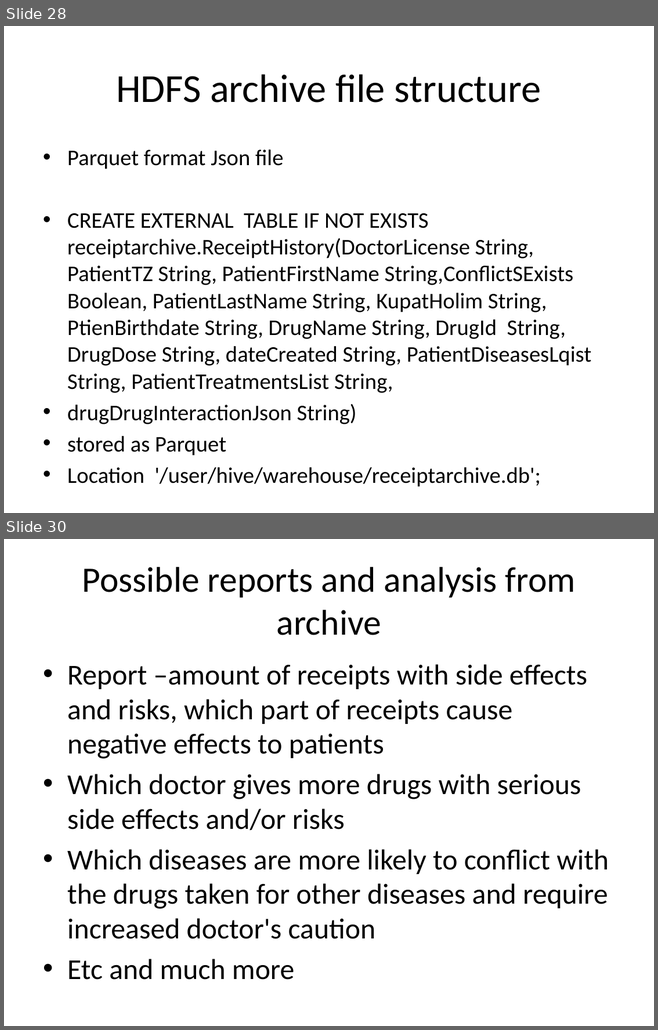
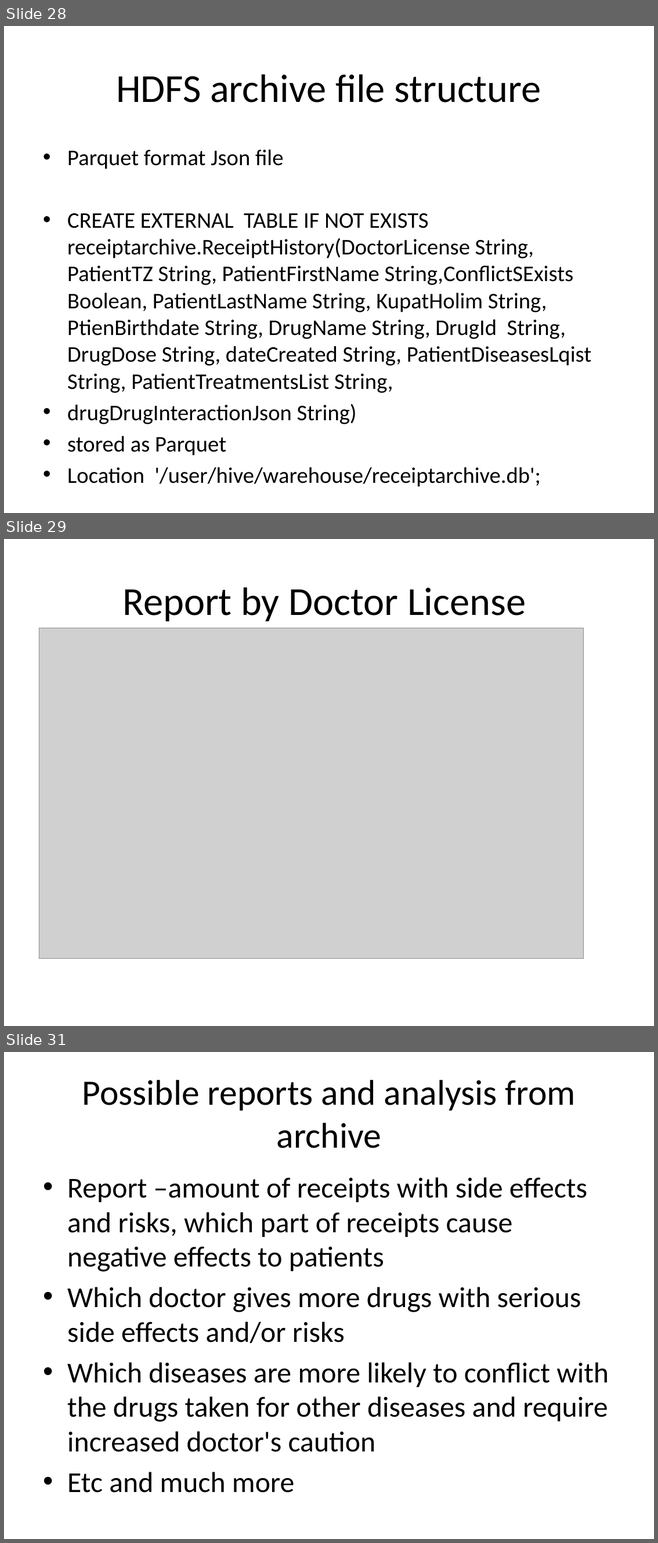
Before and after one commit to katkovOlga/nayaProject, a slide deck: FinalProject.pptx. Shown one above the other, each under a label of ours: slides 28 and 30 before the commit, slides 28, 29 and 31 after it; the slides between them are not shown. The pictures are 658x1030 and 658x1543 pixels, drawn with LibreOffice and Linux fonts; fonts in the diff are those of the drawing; grey boxes stand for pictures. Boxes give left, top, right and bottom in pixels: in the first picture for what was removed or moved away, otherwise in the second. Text is boxed around its words. In the diff, an @@ line names an element or a change of style, - is before the commit and + after.

```diff
--- a/FinalProject.pptx
+++ b/FinalProject.pptx
@@ slide 29 added at (4,539,654,1026), background #FFFFFF @@
@@ title added at (122,587,525,621), 44 pt, text #000000 @@
+Report by Doctor License
@@ picture added at (39,628,583,959) @@
@@ what was slide 30 is now slide 31 @@
```
Also in this commit, not shown: 2 slides changed, 2 other slides added, 3 slides removed, 1 other file.
